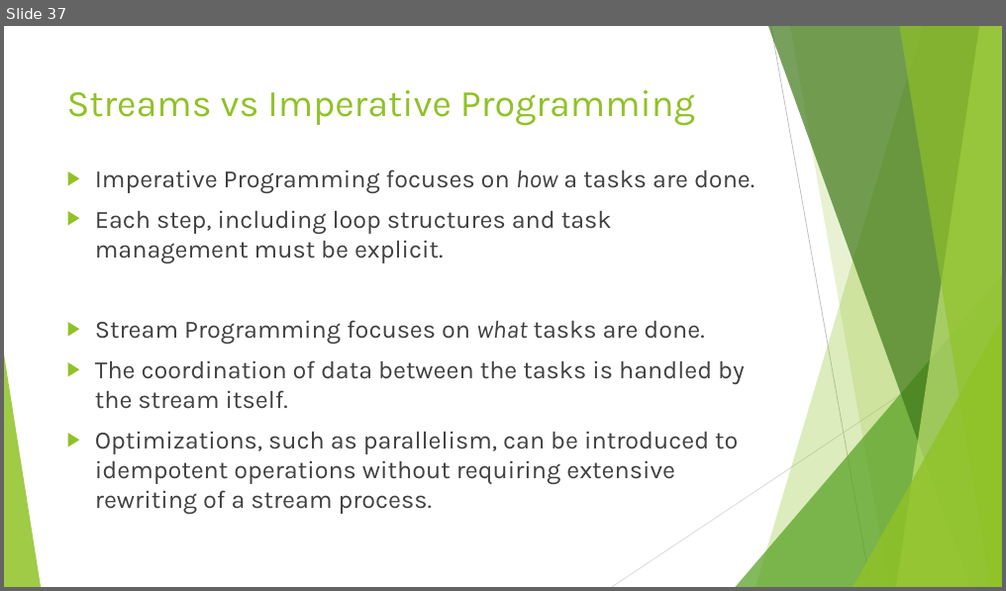
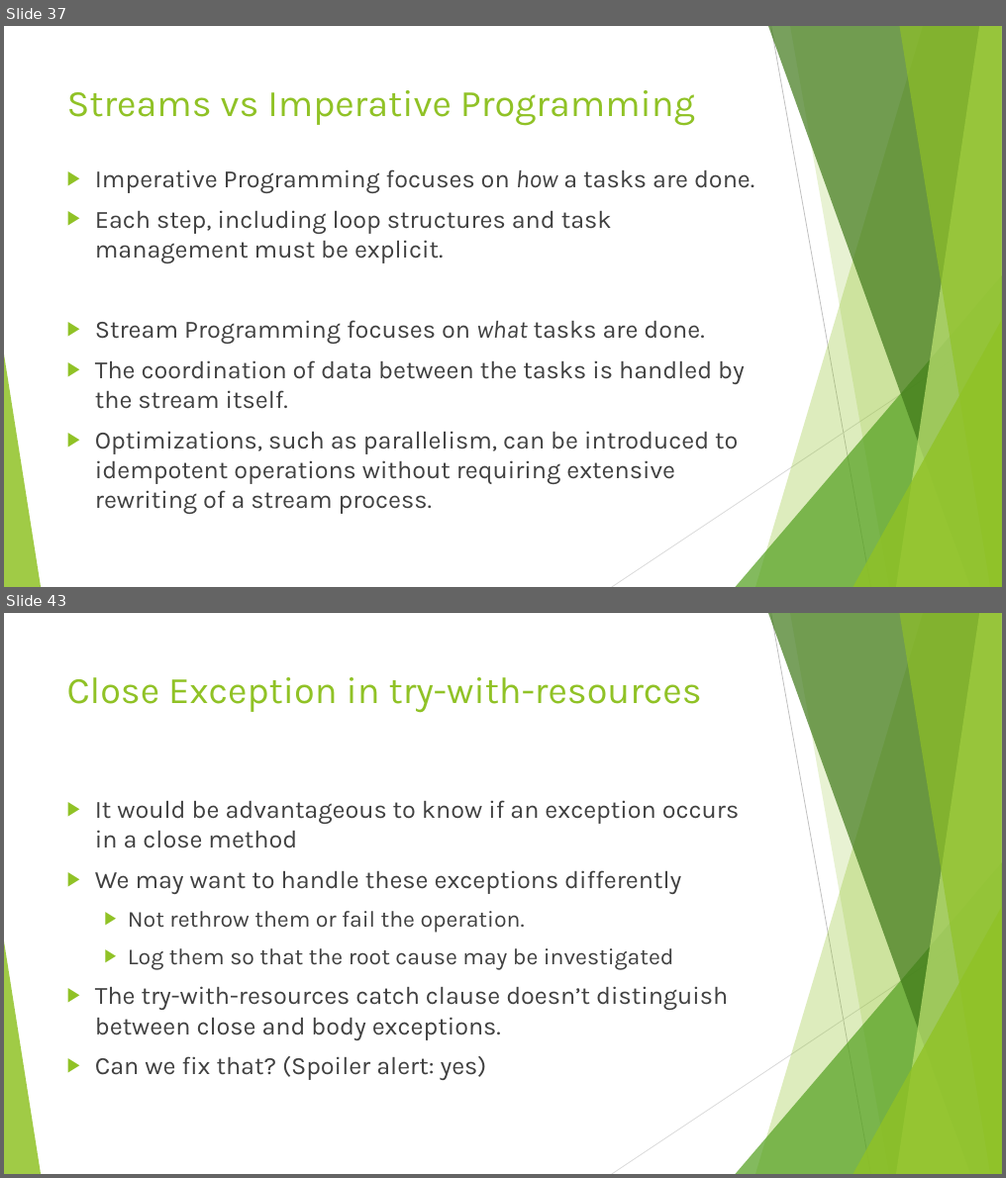
Before and after one commit to RichardRoda/2017-CodePaLOUsa-Lambda, a slide deck: Learning to Love the Lambda in the Stream.pptx. Shown one above the other, each under a label of ours: slide 37 before the commit, slides 37 and 43 after it; the slides between them are not shown. The pictures are 1006x591 and 1006x1178 pixels, drawn with LibreOffice and Linux fonts; fonts in the diff are those of the drawing. Boxes give left, top, right and bottom in pixels: in the first picture for what was removed or moved away, otherwise in the second. Text is boxed around its words. In the diff, an @@ line names an element or a change of style, - is before the commit and + after.

Commit message:
Remove section about unit testing.  Add section about AutoCloseable as lambda and the CloseIt library.

```diff
--- a/Learning to Love the Lambda in the Stream.pptx
+++ b/Learning to Love the Lambda in the Stream.pptx
@@ slide 43 added at (x1=4, y1=613, x2=1002, y2=1174), background #FFFFFF; not listed: 10 template elements that a slide beside it also shows @@
@@ title added at (x1=67, y1=677, x2=702, y2=713), 36 pt, text #90C226 @@
+Close Exception in try-with-resources
@@ text added at (x1=95, y1=800, x2=739, y2=1080), 24 pt, text #404040 @@
+▶ It would be advantageous to know if an exception occurs in a close method
+▶ We may want to handle these exceptions differently
+  ▶ Not rethrow them or fail the operation.
+  ▶ Log them so that the root cause may be investigated
+▶ The try-with-resources catch clause doesn’t distinguish between close and body exceptions.
+▶ Can we fix that? (Spoiler alert: yes)
```
Also in this commit, not shown: 2 slides changed, 8 other slides added, 4 slides removed, 1 other file.
